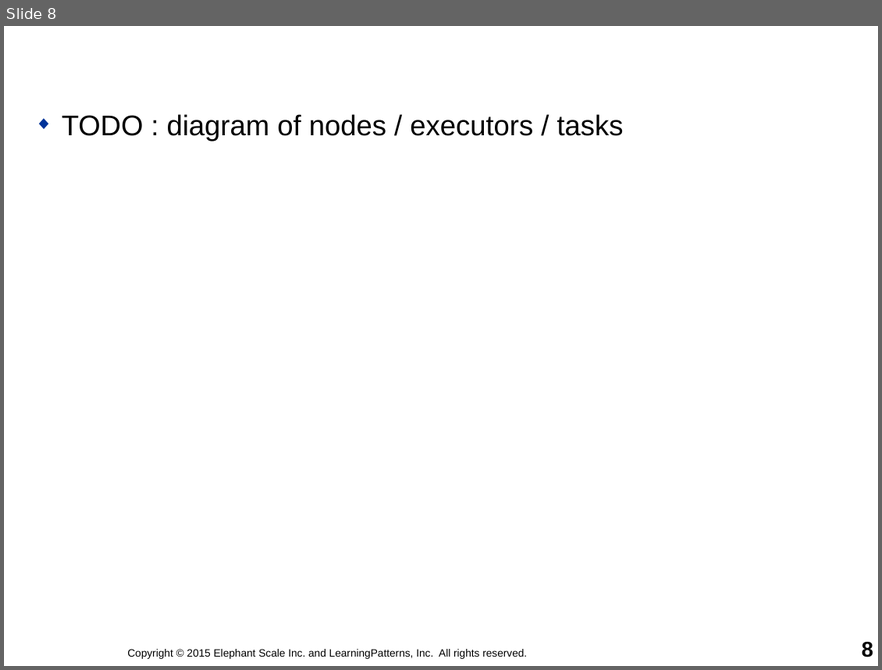
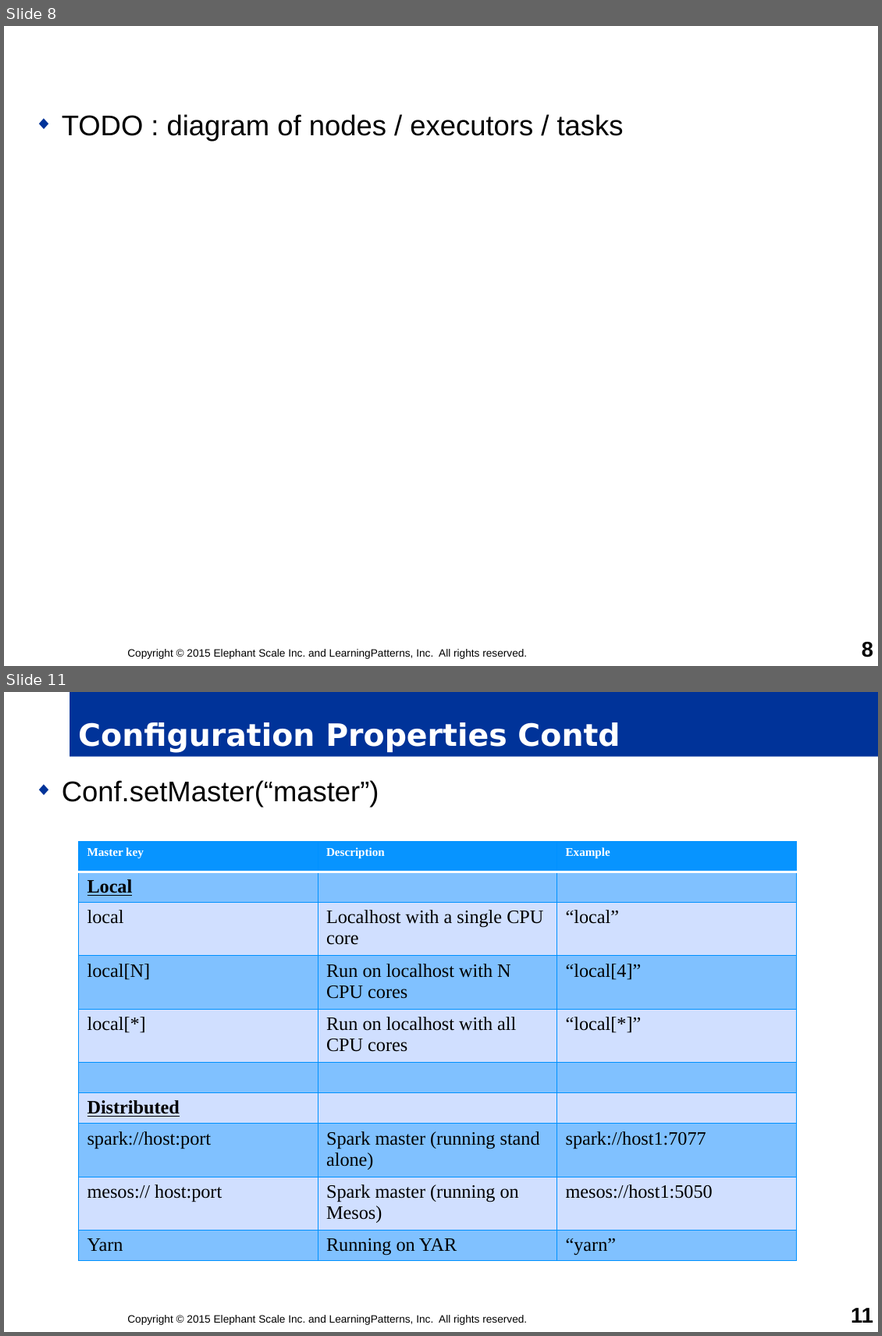
Before and after one commit to mattvinks/spark-labs, a slide deck: slides/05-Spark_API.pptm. Shown one above the other, each under a label of ours: slide 8 before the commit, slides 8 and 11 after it; the slides between them are not shown. The pictures are 882x670 and 882x1336 pixels, drawn with LibreOffice and Linux fonts; fonts in the diff are those of the drawing; background and template pictures are left out. Boxes give left, top, right and bottom in pixels: in the first picture for what was removed or moved away, otherwise in the second. Text is boxed around its words. In the diff, an @@ line names an element or a change of style, - is before the commit and + after.

```diff
--- a/slides/05-Spark_API.pptm
+++ b/slides/05-Spark_API.pptm
@@ slide 11 added at (x1=4, y1=692, x2=878, y2=1332), background #FFFFFF @@
@@ title added at (x1=70, y1=692, x2=878, y2=757), fill #003399, 26 pt, text #FFFFFF, bold @@
+Configuration Properties Contd
@@ text added at (x1=62, y1=780, x2=379, y2=807), 24 pt, text #000000 @@
+◆ Conf.setMaster(“master”)
@@ table added at (x1=79, y1=841, x2=797, y2=1270), 10 rows, 3 columns @@
+Master key | Description | Example
+Local |  | 
+local | Localhost with a single CPU core | “local”
+local[N] | Run on localhost with N CPU cores | “local[4]”
+local[*] | Run on localhost with all CPU cores | “local[*]”
+ |  | 
+Distributed |  | 
+spark://host:port | Spark master (running stand alone) | spark://host1:7077
+mesos:// host:port | Spark master (running on Mesos) | mesos://host1:5050
+Yarn | Running on YAR | “yarn”
@@ text added at (x1=127, y1=1314, x2=527, y2=1325), 9 pt, text #000000 @@
+Copyright © 2015 Elephant Scale Inc. and LearningPatterns, Inc. All rights reserved.
@@ page number added at (x1=850, y1=1307, x2=873, y2=1322), 18 pt, text #000000, bold @@
+11
```
Also in this commit, not shown: 5 slides changed, 17 other slides added, 1 other file.
